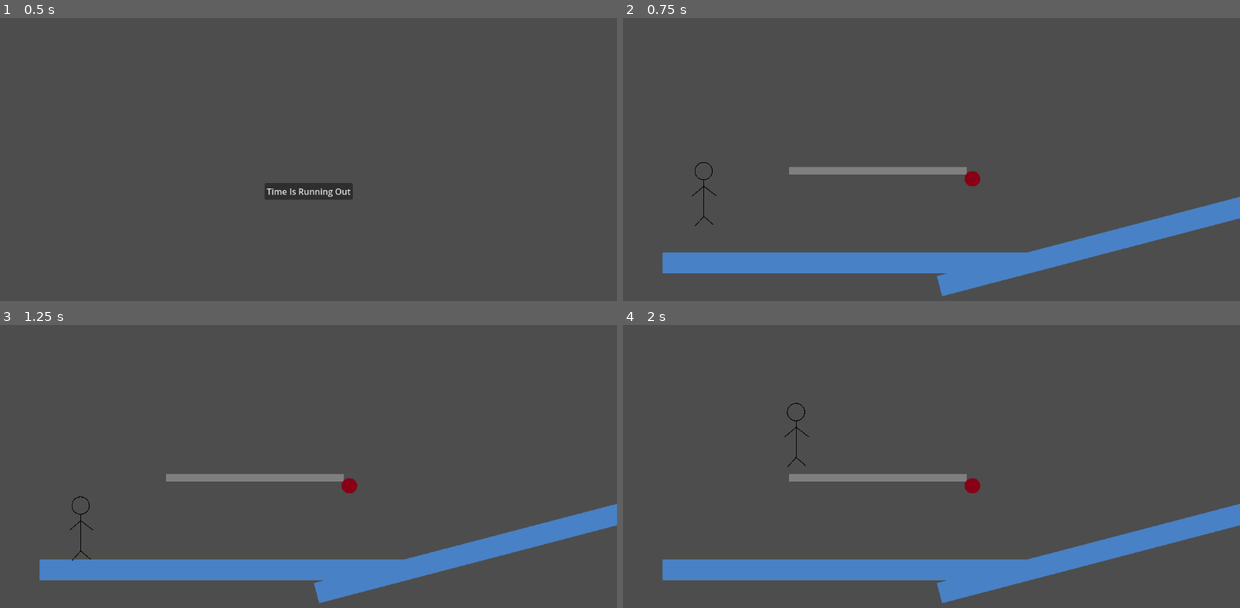
Above: before the commit, frames 1-4 (two rows, left to right).
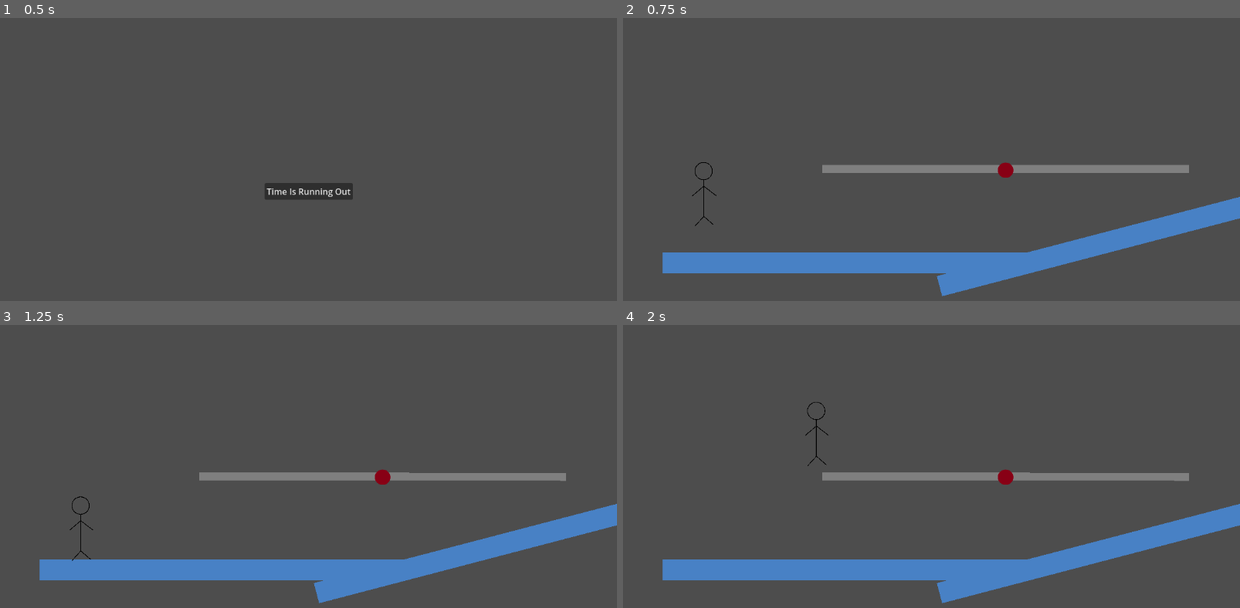
Above: after the commit, the same moments.

Repository: JuvenalSantiso/GameJam_TIRO
Game: Godot game, scene res://ui/main_menu.tscn
Two runs of this game, one before a commit and one after it. Both use one fixed random seed, a clock stepped at 60 frames per second and the inputs below.
Inputs:
- Up to frame 1 (0.5 s): no input
- Up to frame 2 (0.75 s): click "Time Is Running Out" at 0.5 s
- Up to frame 3 (1.25 s): no input
- Up to frame 4 (2 s): hold D (right) from 1.28 s (still down); tap K (grab) at 1.35 s; tap Space (jump) at 1.52 s

Frame 1 is identical in both runs. In frame 2, 1.5% of the frame differs, in the area x 26-92%, y 50-60%; in frame 3, 1.5%; in frame 4, 1.6%, in the area x 26-92%, y 27-60%.

Commit message:
Checkpoint: sesaaw area

Diff:
--- a/items/balance_platform.tscn
+++ b/items/balance_platform.tscn
@@ -16,19 +16,16 @@
 
 [node name="A" type="RigidBody2D" parent="."]
 collision_layer = 16
-collision_mask = 18
-gravity_scale = 0.0
+collision_mask = 19
 script = ExtResource("1_ul001")
 
 [node name="PinJoint2D" type="PinJoint2D" parent="A"]
-node_a = NodePath("..")
-node_b = NodePath("../../Base")
 disable_collision = false
 motor_enabled = true
 
 [node name="Sprite2D" type="Sprite2D" parent="A"]
-position = Vector2(-176.068, -1)
-scale = Vector2(0.326585, 0.112242)
+position = Vector2(0.431595, -1)
+scale = Vector2(0.673684, 0.112242)
 texture = ExtResource("1_3gj61")
 
 [node name="CollisionShape2D" type="CollisionShape2D" parent="A"]
@@ -43,9 +40,10 @@
 rotation = 1.5708
 shape = SubResource("CapsuleShape2D_lgaix")
 
-[node name="Base" type="RigidBody2D" parent="."]
-mass = 9999.0
-gravity_scale = 0.0
+[node name="Base" type="StaticBody2D" parent="."]
+disable_mode = 1
+collision_layer = 16
+collision_mask = 16
 
 [node name="Joint" type="Sprite2D" parent="Base"]
 position = Vector2(0, 15)
@@ -53,5 +51,5 @@
 texture = ExtResource("2_ewqus")
 
 [node name="CollisionShape2D" type="CollisionShape2D" parent="Base"]
-position = Vector2(0, 20)
+position = Vector2(0, 30)
 shape = SubResource("CircleShape2D_av244")
--- a/items/box.tscn
+++ b/items/box.tscn
@@ -14,7 +14,6 @@
 [node name="Box" type="RigidBody2D" groups=["boxes"]]
 collision_layer = 4
 collision_mask = 19
-mass = 200.0
 script = ExtResource("1_bagee")
 
 [node name="CollisionShape2D" type="CollisionShape2D" parent="."]
--- a/items/scripts/seesaw.gd
+++ b/items/scripts/seesaw.gd
@@ -1,6 +1,6 @@
 extends RigidBody2D
 
-const BOUNCE_FORCE = 1000
+const BOUNCE_FORCE = 5000
 const MAX_ROTATION = 50
 
 @onready var detect_player: Area2D = $DetectPlayer
@@ -8,21 +8,13 @@
 func _ready():
 	detect_player.body_entered.connect(_on_seesaw_area_detect_player_body_entered)
 
-func _integrate_forces(state):
-	# Limit the rotation to the maximum rotation angle
-	var current_rotation = rotation_degrees
-	if abs(current_rotation) > MAX_ROTATION:
-		angular_velocity = 0
-		if current_rotation > MAX_ROTATION:
-			rotation_degrees = MAX_ROTATION
-		elif current_rotation < -MAX_ROTATION:
-			rotation_degrees = -MAX_ROTATION
-
 func _on_seesaw_area_detect_player_body_entered(body: Node):
 	print(body)
 	if body.is_in_group("players"):
 		var player = body
+		print(player)
+		print(player.position.x, " --- ", position.x)
 		if player.position.x > position.x:
-			apply_force(Vector2(0, BOUNCE_FORCE), Vector2(0, player.position.x))
+			apply_torque_impulse(-BOUNCE_FORCE)
 		else:
-			apply_force(Vector2(0, -BOUNCE_FORCE), Vector2(0, -player.position.x))
+			apply_torque_impulse(BOUNCE_FORCE)
--- a/levels/level_0.tscn
+++ b/levels/level_0.tscn
@@ -66,5 +66,5 @@
 wait_time = 5.0
 autostart = true
 
-[node name="MillPlatform" parent="." instance=ExtResource("2_dbtut")]
-position = Vector2(652, 287)
+[node name="BalancePlatform" parent="." instance=ExtResource("2_dbtut")]
+position = Vector2(714, 271)
